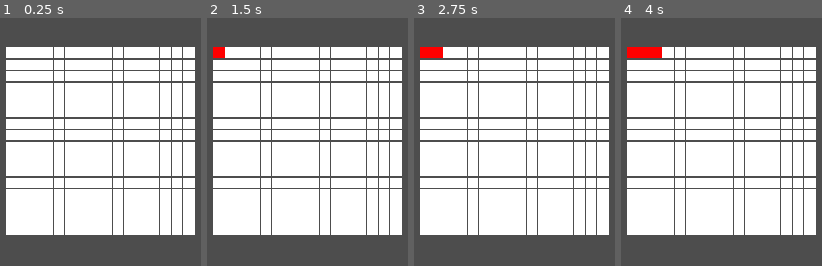
Above: before the commit, frames 1-4 (left to right).
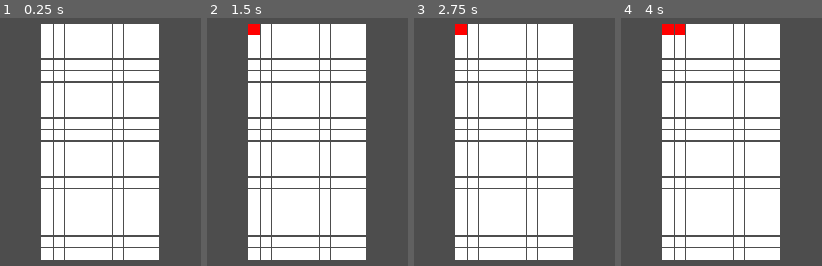
Above: after the commit, the same moments.

Repository: chiefpat450119/CanvasConstruct
Game: Godot game, scene res://scenes/nicholas_scene.tscn
Same seed, same stepped clock (60 frames per second), same inputs: the game is played once before the commit and once after it. The project has no main scene, so this scene is started directly.
Inputs (mouse positions are in pixels of both pictures, inside the frame that each line leads up to):
- Up to frame 1 (0.25 s): no input
- Up to frame 2 (1.5 s): click (219, 52) at 0.52 s; click (253, 27) at 1.27 s
- Up to frame 3 (2.75 s): click (438, 52) at 2.02 s
- Up to frame 4 (4 s): click (679, 27) at 2.77 s; click (655, 52) at 3.52 s

The runs differ from the first frame. In frame 1, 34% of the frame differs, in the area x 2-98%, y 2-98%; in frame 2, 34%; in frame 3, 34%; in frame 4, 34%.

Commit message:
Added non-square drawing grid generation

Diff:
--- a/scenes/drawing_sysem/drawing_system.gd
+++ b/scenes/drawing_sysem/drawing_system.gd
@@ -16,3 +16,6 @@
 			img.set_pixel(x, y, cell_colour)
 
 	return img
+
+func start_drawing_phase():
+	drawing_grid.init(16, 16) # stub
--- a/scripts/drawing_grid.gd
+++ b/scripts/drawing_grid.gd
@@ -1,40 +1,46 @@
 class_name DrawingGrid
 extends Control
 
-var grid_width : int = 16
-var grid_height : int = 16
+var _grid_width : int = 16
+var _grid_height : int = 16
 const CELL_SIZE : int = 16
-var active_colour : Color = Color(1,0,0)
-var is_painting : bool = false
+var _active_colour : Color = Color(1,0,0)
+var _is_painting : bool = false
 
 @export var grid : GridContainer
 @export var cell_texture : Texture2D
 
 # Called when the node enters the scene tree for the first time.
 func _ready() -> void:
-	_generate_grid()
+	init(10,20)
 
 
 # Called every frame. 'delta' is the elapsed time since the previous frame.
 func _process(delta: float) -> void:
 	# Start painting
 	if Input.is_action_pressed("M1"):
-		is_painting = true
+		_is_painting = true
 
 		var cell_under_mouse : TextureButton = _get_cell_at_mouse_pos(get_viewport().get_mouse_position())
 		# Check if there is a cell under the mouse and if cell already painted with active colour
-		if cell_under_mouse and !cell_under_mouse.modulate.is_equal_approx(active_colour):
-			cell_under_mouse.modulate = active_colour
+		if cell_under_mouse and !cell_under_mouse.modulate.is_equal_approx(_active_colour):
+			cell_under_mouse.modulate = _active_colour
 
 	# Stop painting
 	if Input.is_action_just_released("M1"):
-		is_painting = false
+		_is_painting = false
+
+## Initialize the drawing grid with given width and height
+func init(width : int, height: int):
+	_grid_width = width
+	_grid_height = height
+	_generate_grid()
 
 ## Generate grid of cells
 func _generate_grid() -> void:
-	grid.columns = grid_width
+	grid.columns = _grid_width
 
-	for i in range(grid_width * grid_height):
+	for i in range(_grid_width * _grid_height):
 		var cell = TextureButton.new()
 
 		# Default grid cell properties
@@ -48,10 +54,10 @@
 
 ## Get the cell at the given grid position
 func _get_cell_at_pos(x : int, y : int) -> TextureButton:
-	if x < 0 or x >= grid_width or y < 0 or y >= grid_height:
+	if x < 0 or x >= _grid_width or y < 0 or y >= _grid_height:
 		return null
 
-	var cell_index : int = y * grid_width + x
+	var cell_index : int = y * _grid_width + x
 	if cell_index >= grid.get_child_count():
 		return null
 
@@ -60,8 +66,8 @@
 ## Get the cell under the mouse position
 func _get_cell_at_mouse_pos(mouse_pos: Vector2) -> TextureButton:
 	# Find the cell by position
-	for y in range(grid_height):
-		for x in range(grid_width):
+	for y in range(_grid_height):
+		for x in range(_grid_width):
 			var cell : TextureButton = _get_cell_at_pos(x, y)
 			if cell and cell.get_global_rect().has_point(mouse_pos):
 				return cell
@@ -77,8 +83,8 @@
 
 ## Returns grid width
 func get_width() -> int:
-	return grid_width
+	return _grid_width
 
 ## Returns grid height
 func get_height() -> int:
-	return grid_height
+	return _grid_height
